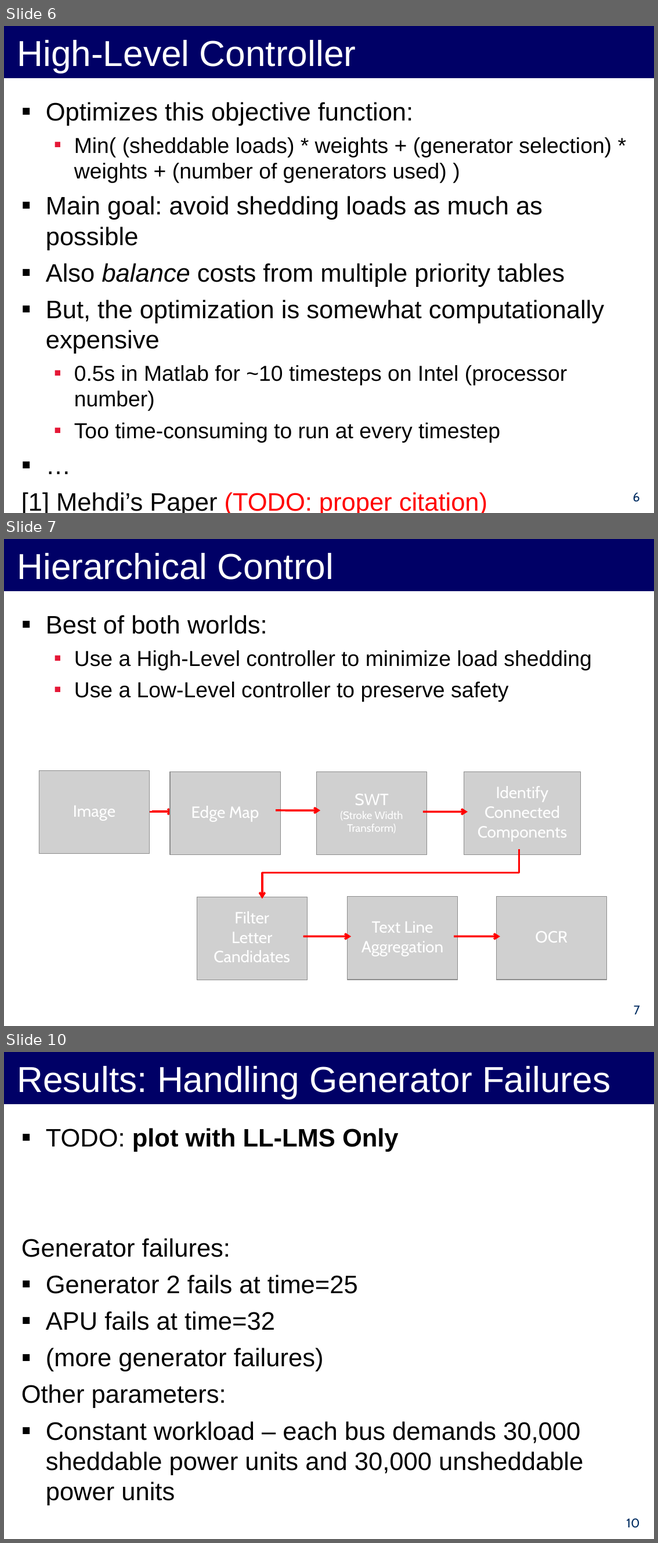
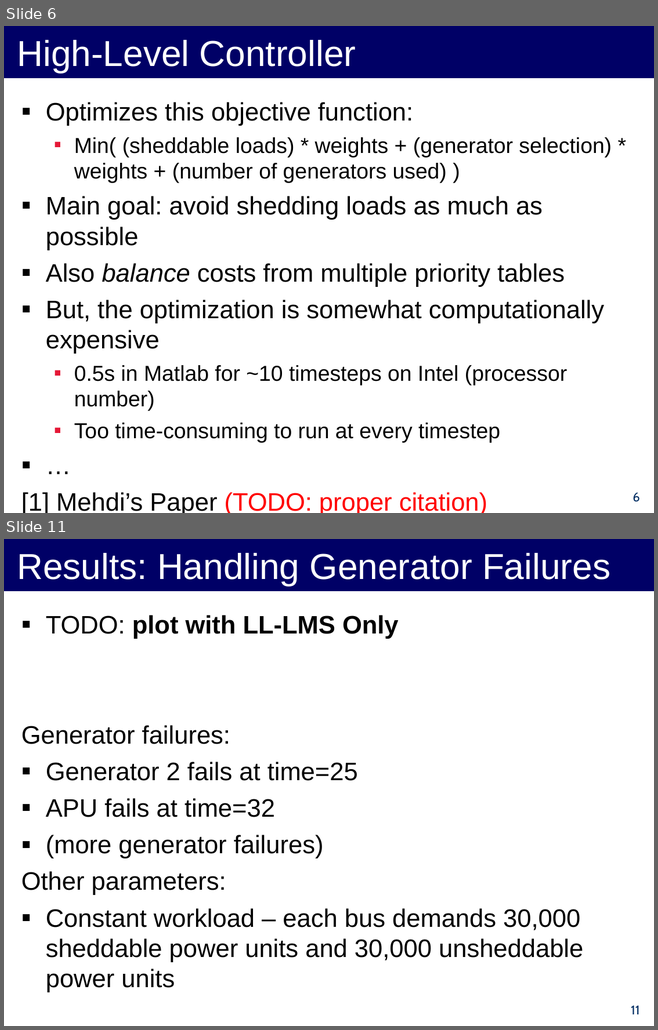
Before and after one commit to forresti/optimal_load_management, a slide deck: project/12-3-12_Presentation.ppt. Shown one above the other, each under a label of ours: slides 6, 7 and 10 before the commit, slides 6 and 11 after it; the slides between them are not shown. The pictures are 658x1543 and 658x1030 pixels, drawn with LibreOffice and Linux fonts; fonts in the diff are those of the drawing; grey boxes stand for pictures. Boxes give left, top, right and bottom in pixels: in the first picture for what was removed or moved away, otherwise in the second. Text is boxed around its words. In the diff, an @@ line names an element or a change of style, - is before the commit and + after.

Commit message:
diagram of our controller

```diff
--- a/project/12-3-12_Presentation.ppt
+++ b/project/12-3-12_Presentation.ppt
@@ slide 7 removed at (x1=4, y1=539, x2=654, y2=1026), background #FFFFFF @@
@@ title removed at (x1=4, y1=539, x2=654, y2=591) @@
-Hierarchical Control
@@ text removed at (x1=46, y1=615, x2=592, y2=701) @@
-▪ Best of both worlds:
-  ▪ Use a High-Level controller to minimize load shedding
-  ▪ Use a Low-Level controller to preserve safety
@@ picture removed at (x1=39, y1=771, x2=150, y2=854) @@
@@ picture removed at (x1=170, y1=772, x2=280, y2=855) @@
@@ picture removed at (x1=317, y1=772, x2=427, y2=855) @@
@@ picture removed at (x1=463, y1=772, x2=580, y2=855) @@
@@ text removed at (x1=340, y1=794, x2=403, y2=833) @@
-SWT
-(Stroke Width Transform)
@@ text removed at (x1=477, y1=786, x2=567, y2=841) @@
-Identify Connected Components
@@ text removed at (x1=73, y1=806, x2=115, y2=820) @@
-Image
@@ elbow arrow removed from (133, 812) to (173, 812) @@
@@ text removed at (x1=191, y1=806, x2=259, y2=821) @@
-Edge Map
@@ arrow removed from (275, 810) to (320, 810) @@
@@ arrow removed from (423, 812) to (467, 812) @@
@@ freeform shape removed at (x1=262, y1=849, x2=518, y2=899) @@
@@ picture removed at (x1=197, y1=897, x2=307, y2=980) @@
@@ picture removed at (x1=347, y1=897, x2=458, y2=980) @@
@@ picture removed at (x1=496, y1=897, x2=606, y2=980) @@
@@ text removed at (x1=213, y1=911, x2=290, y2=962) @@
-Filter
-Letter
-Candidates
@@ arrow removed from (303, 936) to (351, 936) @@
@@ text removed at (x1=361, y1=922, x2=443, y2=956) @@
-Text Line Aggregation
@@ arrow removed from (453, 936) to (500, 936) @@
@@ text removed at (x1=535, y1=931, x2=567, y2=943) @@
-OCR
@@ page number removed at (x1=633, y1=1005, x2=640, y2=1015) @@
-7
@@ what was slide 10 is now slide 11 @@
@@ page number at (x1=630, y1=1005, x2=639, y2=1015): text changed @@
-10
+11
```
Also in this commit, not shown: 1 slide changed, 3 slides added, 1 other slide removed.
